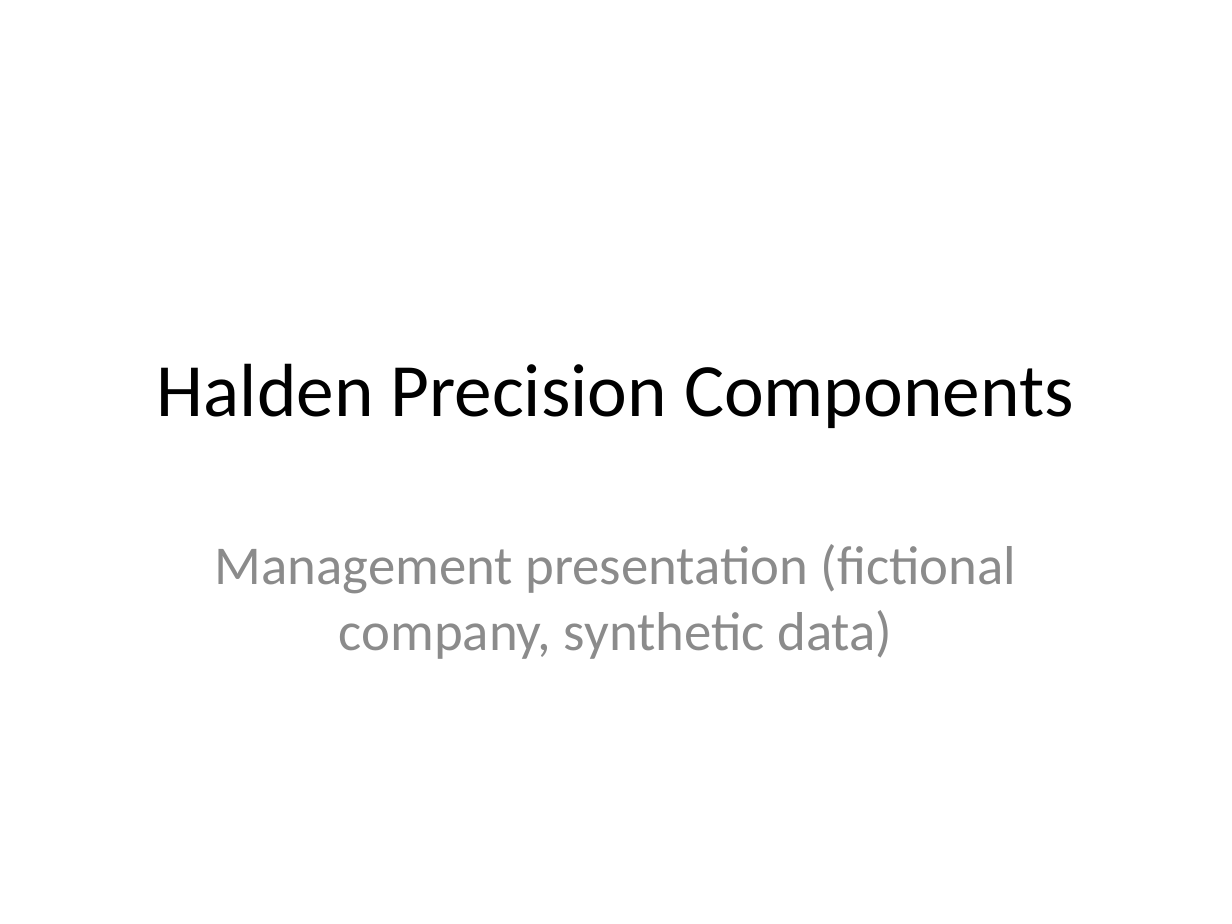
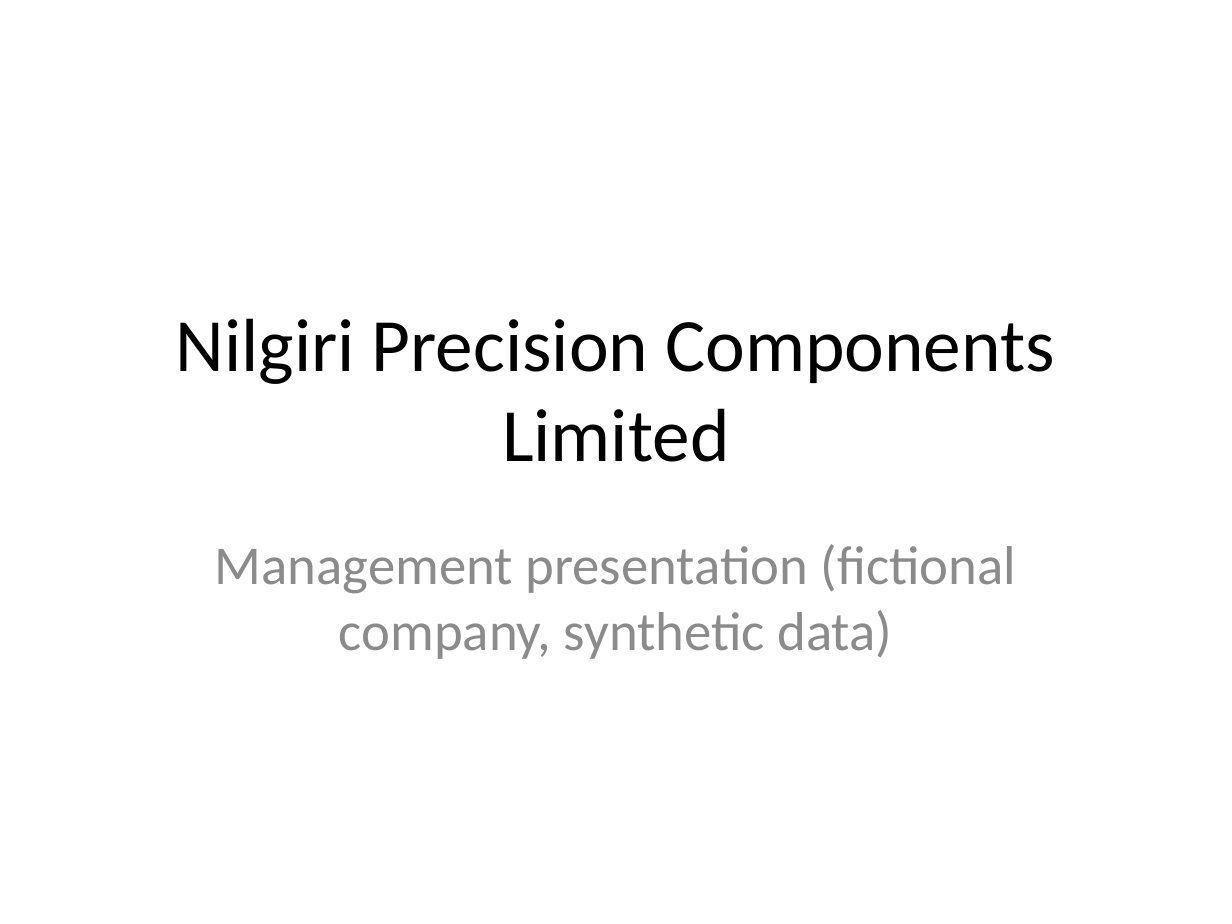
Before and after one commit to jaswanthpashuvula/MA-valuation-risk--engin, a slide deck: slide 1 of sample_deal/management_deck.pptx. Drawn at 1232x924 pixels with LibreOffice and Linux fonts; fonts in the diff are those of the drawing. Boxes give left, top, right and bottom in pixels: in the first picture for what was removed or moved away, otherwise in the second. Text is boxed around its words. In the diff, an @@ line names an element or a change of style, - is before the commit and + after.

```diff
--- a/sample_deal/management_deck.pptx
+++ b/sample_deal/management_deck.pptx
@@ title at (176, 318, 1054, 462): text changed @@
-Halden Precision Components
+Nilgiri Precision Components Limited
```
Also in this commit, not shown: 1 other slide changed, 1 slide added, 1 slide removed, 4 other files.
